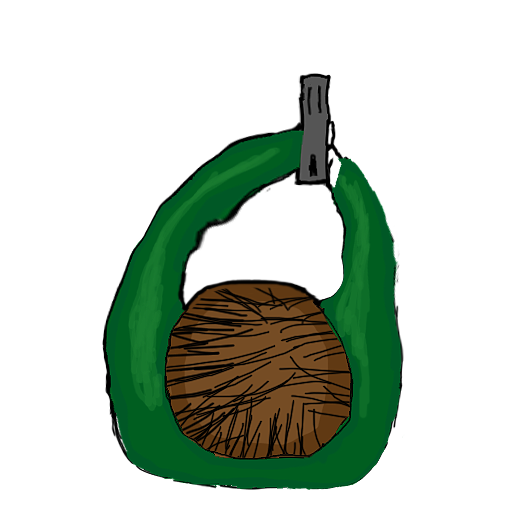
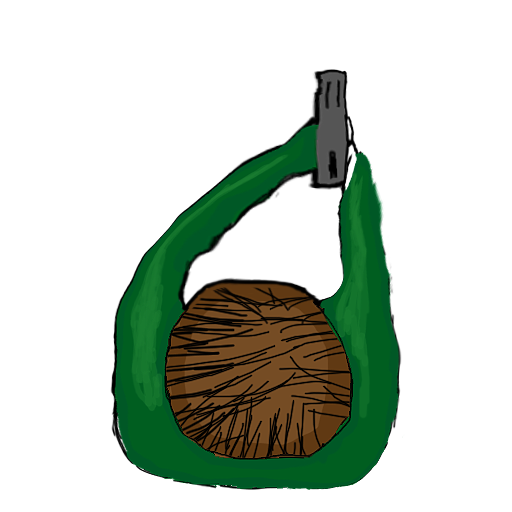
The second 512 x 512 image is a revision of the first. Changes to its layers:
painted on "Body copy" over [102,69,404,432]
